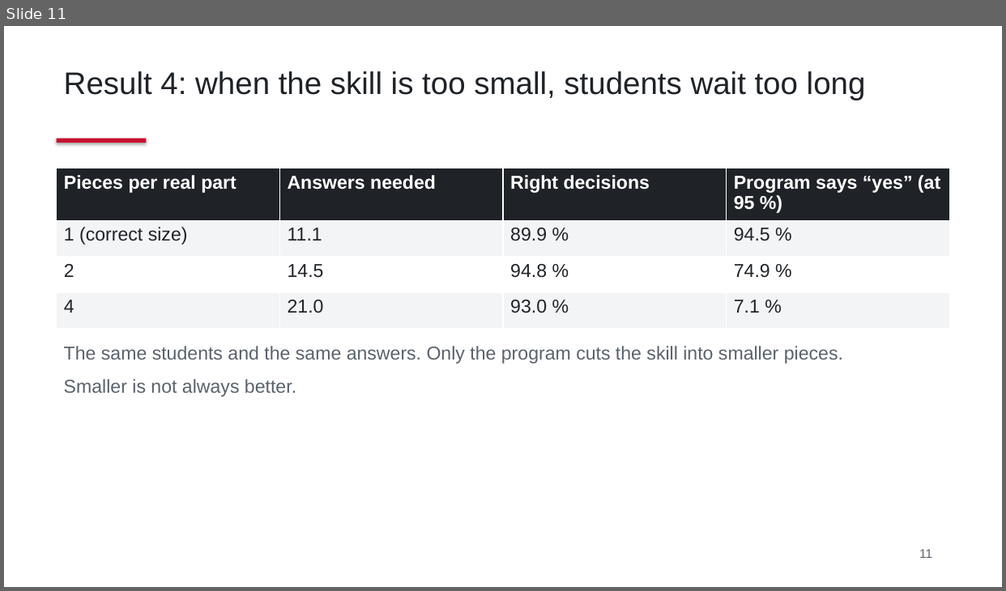
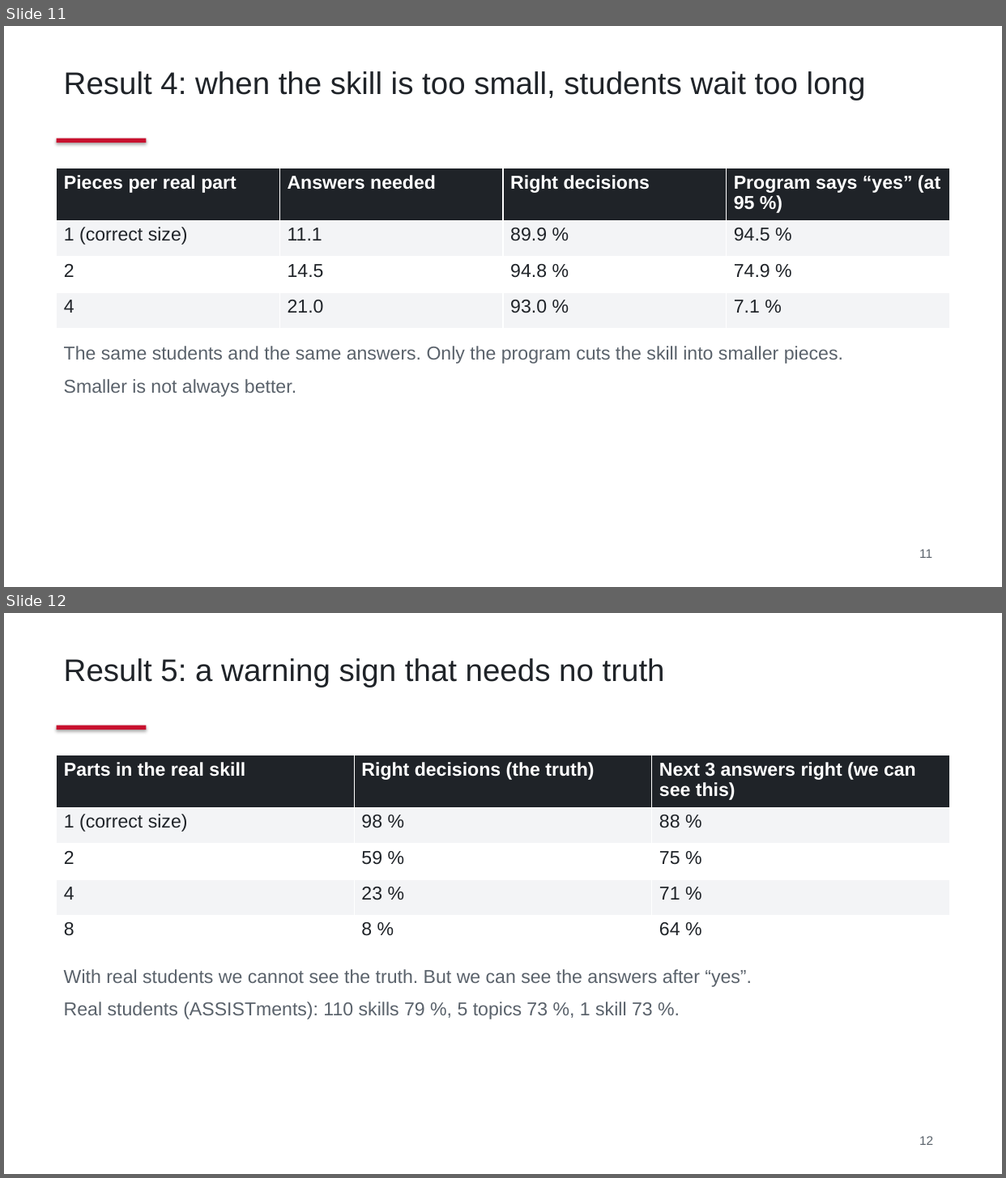
Before and after one commit to DavidTbilisi/zeno-math, a slide deck: docs/thesis/preliminary-defense.pptx. Shown one above the other, each under a label of ours: slide 11 before the commit, slides 11 and 12 after it. The pictures are 1006x591 and 1006x1178 pixels, drawn with LibreOffice and Linux fonts; fonts in the diff are those of the drawing. Boxes give left, top, right and bottom in pixels: in the first picture for what was removed or moved away, otherwise in the second. Text is boxed around its words. In the diff, an @@ line names an element or a change of style, - is before the commit and + after.

```diff
--- a/docs/thesis/preliminary-defense.pptx
+++ b/docs/thesis/preliminary-defense.pptx
@@ slide 12 added at (4,613,1002,1174), background #FFFFFF @@
@@ text added at (64,658,665,688), 30 pt, text #1F2328 @@
+Result 5: a warning sign that needs no truth
@@ rectangle added at (57,726,147,730), fill #C8102E @@
@@ table added at (57,756,950,939), 5 rows, 3 columns @@
+Parts in the real skill | Right decisions (the truth) | Next 3 answers right (we can see this)
+1 (correct size) | 98 % | 88 %
+2 | 59 % | 75 %
+4 | 23 % | 71 %
+8 | 8 % | 64 %
@@ text added at (64,969,752,1020), 18 pt, text #5A626B @@
+With real students we cannot see the truth. But we can see the answers after “yes”.
+Real students (ASSISTments): 110 skills 79 %, 5 topics 73 %, 1 skill 73 %.
@@ text added at (919,1136,933,1145), 12 pt, text #5A626B @@
+12
```
Also in this commit, not shown: 2 slides changed, 2 other files.
